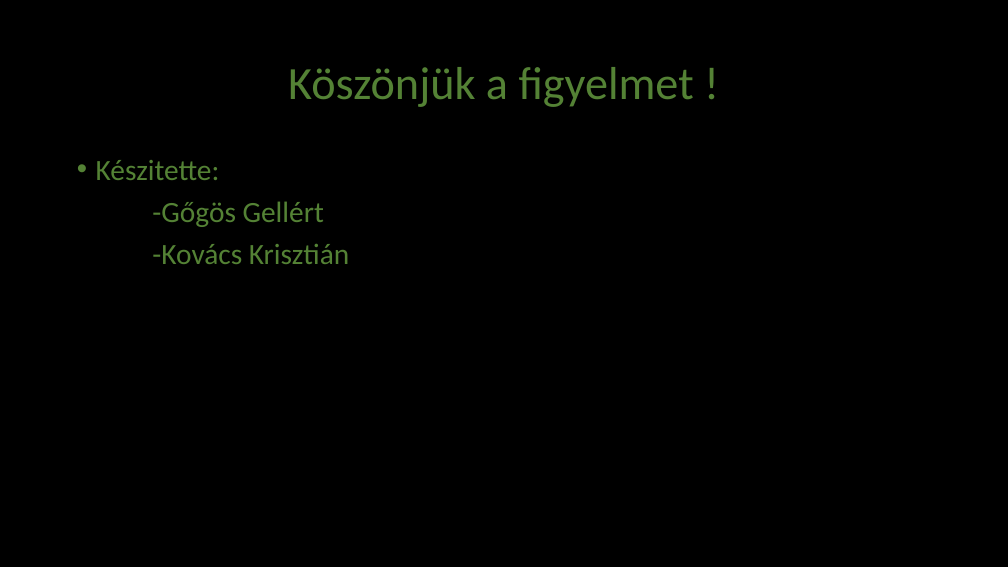
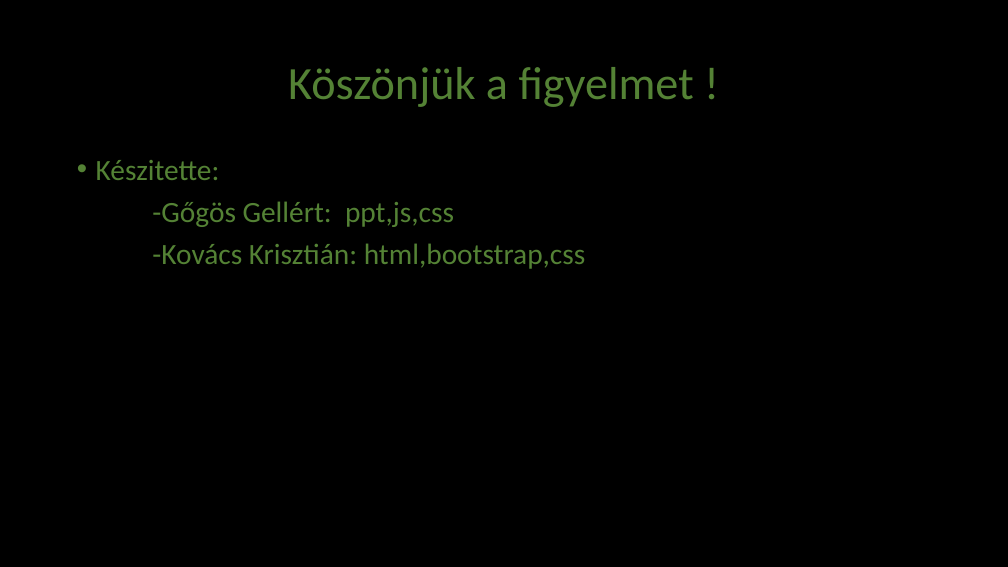
Before and after one commit to csiha69/thunder, a slide deck: slide 6 of Weblap.pptx. Drawn at 1008x567 pixels with LibreOffice and Linux fonts; fonts in the diff are those of the drawing. Boxes give left, top, right and bottom in pixels: in the first picture for what was removed or moved away, otherwise in the second. Text is boxed around its words. In the diff, an @@ line names an element or a change of style, - is before the commit and + after.

```diff
--- a/Weblap.pptx
+++ b/Weblap.pptx
@@ text at (x1=152, y1=201, x2=586, y2=269): text changed @@
--Gőgös Gellért
--Kovács Krisztián
+-Gőgös Gellért: ppt,js,css
+-Kovács Krisztián: html,bootstrap,css
```
Also in this commit, not shown: 2 other slides changed, 1 slide added, 1 slide removed.
